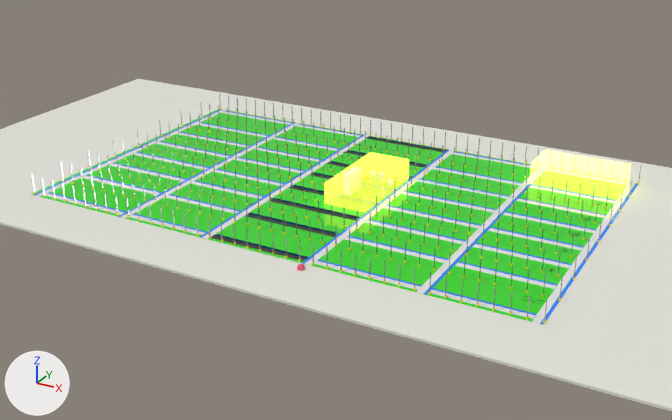
The glTF model models/factorylogisticanimation.glb: old version first, new version second.
Before and after are seen from a 50 mm camera at (186.0, -343.0, 162.0) aimed at (2.0, -8.0, -6.0). Every picture has the same lights, and +X, +Y and +Z are marked at lower left. Where no turn or scale is listed for an object, it has been applied to the vertices.

In view in the first picture: '主仓库区', '主厂区地面', '地面', '底部立柱阵列', '成品区', '通道', '通道.001', '通道.002', '通道.003', '通道.005', '顶部立柱阵列'.
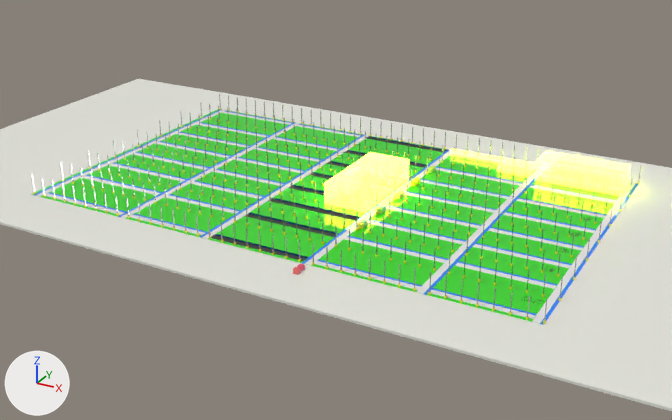
Edits to the bpy script that builds the scene:
```text
Change mat_物流中心:
    mat_物流中心.alpha: 0.12 -> 0.5
Add mat_小火车:
    mat_小火车 = principled_material('小火车')
    mat_小火车.base_color = (0.8, 0.129, 0.131)  # red #e76565
Add mat_物流中心成品打包:
    mat_物流中心成品打包 = principled_material('物流中心成品打包')
    mat_物流中心成品打包.base_color = (0.275, 0.8, 0.731)  # cyan #8fe7de
    mat_物流中心成品打包.roughness = 0.0556
    mat_物流中心成品打包.ior = 3.1
    mat_物流中心成品打包.alpha = 0.5
    mat_物流中心成品打包.transmission_weight = 0.615
    mat_物流中心成品打包.emission_color = (0.871, 1.0, 0.0412)  # yellow #f0ff39
    mat_物流中心成品打包.emission_strength = 6.5
Add me_立方体_148:
    me_立方体_148.from_pydata(...)  # a box spanning x -1.0..1.0, y -1.0..1.0, z -1.0..1.0
    me_立方体_148.materials.append(mat_小火车)  # red #e76565
Add me_立方体_143:
    me_立方体_143.from_pydata(...)  # a box spanning x -7.5..7.5, y -5.0..5.0, z -1.5..1.5
    me_立方体_143.materials.append(mat_物流中心成品打包)  # cyan #8fe7de
Add me_立方体_142:
    me_立方体_142.from_pydata(...)  # a box spanning x -21.5..21.5, y -1.0..1.0, z -1.5..1.5
    me_立方体_142.materials.append(mat_物流中心成品打包)  # cyan #8fe7de
Change ob_成品区:
    ob_成品区.location: (92.6, 57.9, 5.8) -> (93.2, 60.2, 5.8)
    ob_成品区.scale: (20.0, 10.5, 5.0) -> (19.5, 7.5, 5.0)
Add ob_小火车1节:
    ob_小火车1节 = bpy.data.objects.new('小火车1节', me_立方体_148)
    ob_小火车1节.location = (24.8, -79.7, 1.9)
Add ob_成品打包区:
    ob_成品打包区 = bpy.data.objects.new('成品打包区', me_立方体_143)
    ob_成品打包区.location = (62.0, 59.7, 2.4)
Add ob_成品区49_50:
    ob_成品区49_50 = bpy.data.objects.new('成品区49-50', me_立方体_142)
    ob_成品区49_50.location = (48.0, 65.8, 2.4)
```

Changed parts and their boxes [x1, y1, x2, y2] in the pictures (672 x 420 px):
'成品区', moved, rescaled (10% shorter)
    before: [529, 150, 631, 200]
    after: [535, 151, 631, 196]
'主仓库区', surface changed
    both: [324, 152, 409, 213]
'成品打包区', added
    after: [497, 159, 535, 177]
'成品区49-50', added
    after: [450, 149, 536, 170]
'小火车1节', added
    after: [293, 267, 301, 275]
